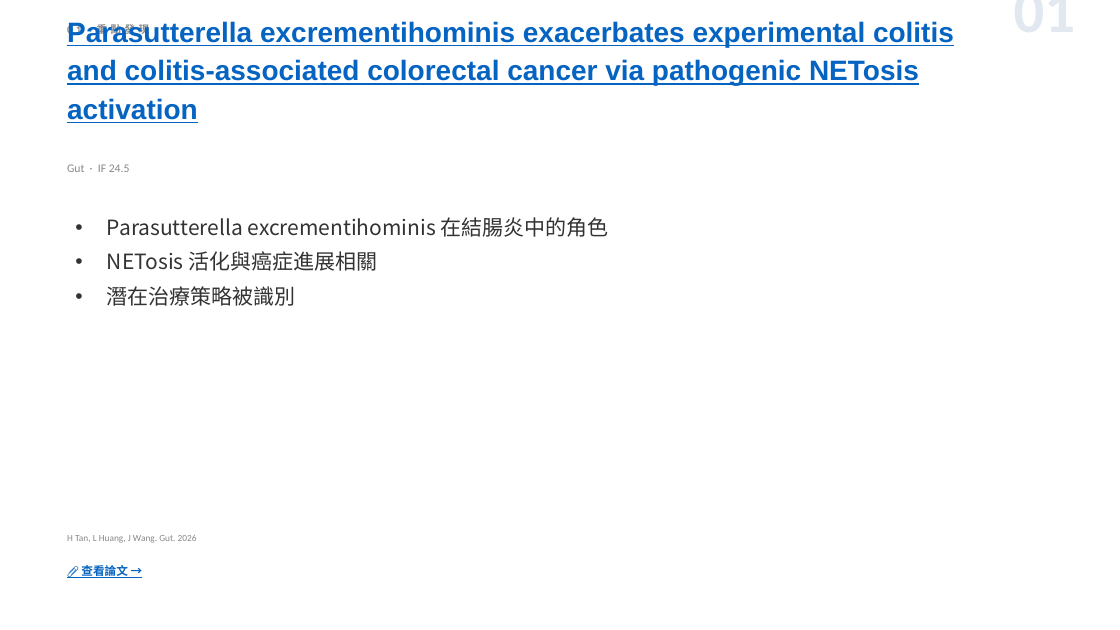
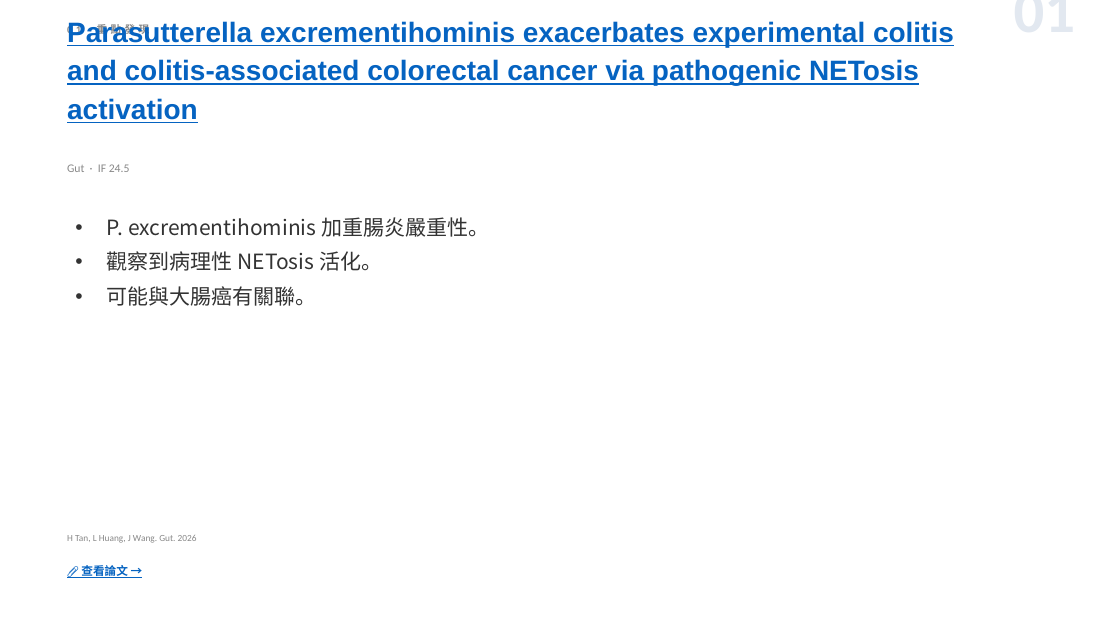
Before and after one commit to jejenhu-maker/colorectal-weekly-digest, a slide deck: slide 3 of docs/digest-zh.pptx. Drawn at 1120x630 pixels with LibreOffice and Linux fonts; fonts in the diff are those of the drawing. Boxes give left, top, right and bottom in pixels: in the first picture for what was removed or moved away, otherwise in the second. Text is boxed around its words. In the diff, an @@ line names an element or a change of style, - is before the commit and + after.

```diff
--- a/docs/digest-zh.pptx
+++ b/docs/digest-zh.pptx
@@ text at [107,217,489,306]: text changed @@
-• Parasutterella excrementihominis 在結腸炎中的角色
-• NETosis 活化與癌症進展相關
-• 潛在治療策略被識別
+• P. excrementihominis 加重腸炎嚴重性。
+• 觀察到病理性 NETosis 活化。
+• 可能與大腸癌有關聯。
```
Also in this commit, not shown: 11 other slides changed, 2 slides added, 2 slides removed, 2 other files.
